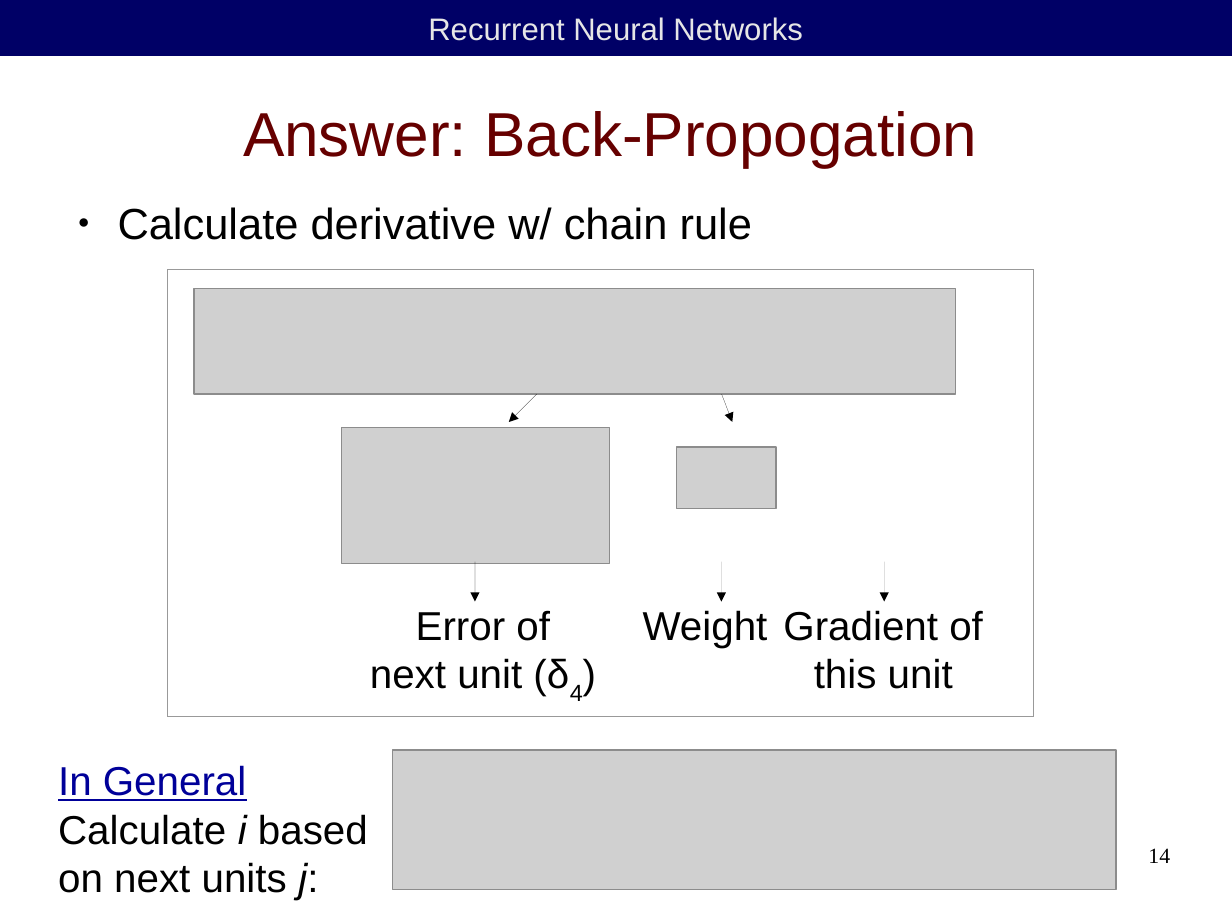
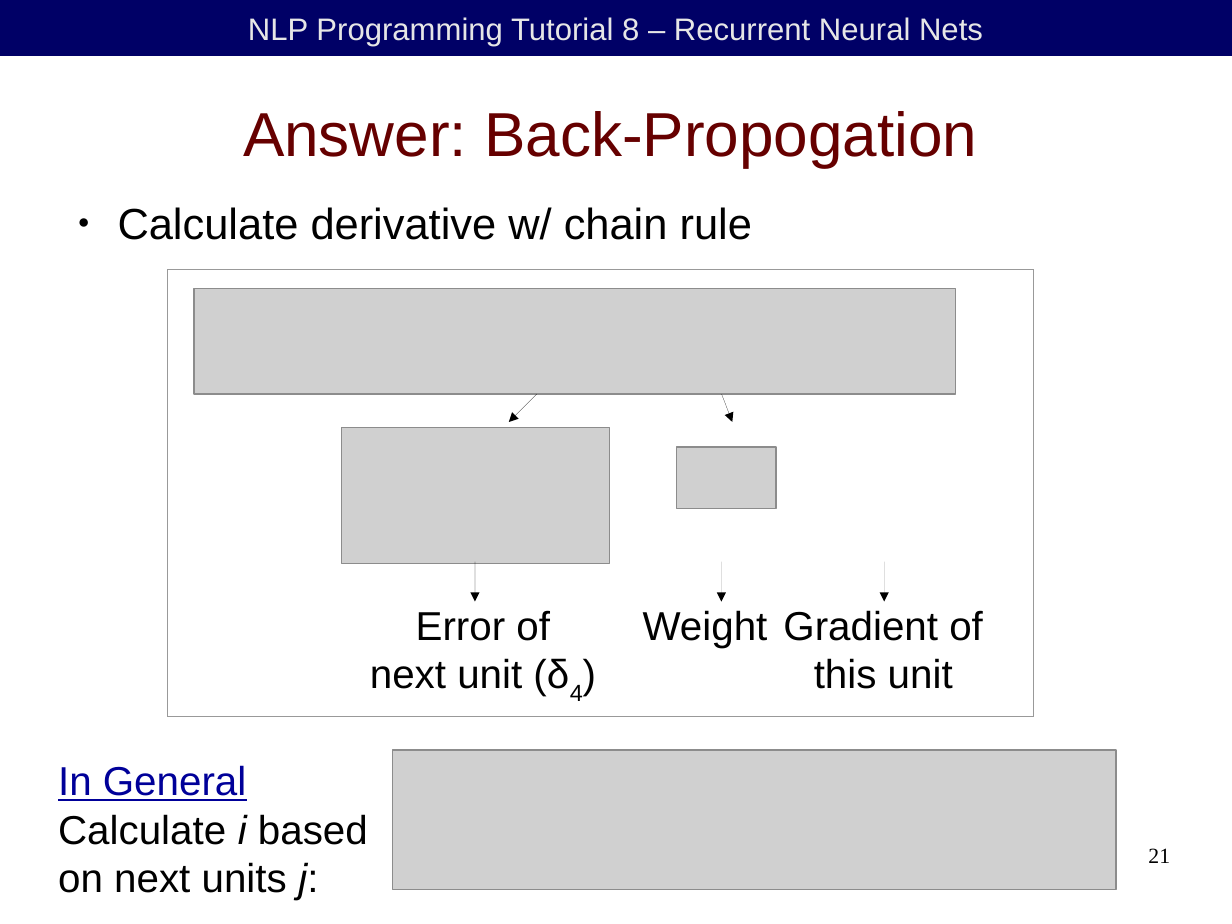
Before and after one commit to duffrind/nlppractice, a slide deck: slide 21 of download/08-rnn/nlp-programming-en-08-rnn.odp (slide 14 before the commit). Drawn at 1232x924 pixels with LibreOffice and Linux fonts; fonts in the diff are those of the drawing; grey boxes stand for pictures; background and template pictures are left out. Boxes give left, top, right and bottom in pixels: in the first picture for what was removed or moved away, otherwise in the second. Text is boxed around its words. In the diff, an @@ line names an element or a change of style, - is before the commit and + after.

```diff
--- a/download/08-rnn/nlp-programming-en-08-rnn.odp
+++ b/download/08-rnn/nlp-programming-en-08-rnn.odp
@@ text in rectangle at [248, 17, 983, 46]: text changed @@
-Recurrent Neural Networks
+NLP Programming Tutorial 8 – Recurrent Neural Nets
@@ page number at [1148, 848, 1170, 863]: text changed @@
-14
+21
```
Also in this commit, not shown: 16 other slides changed, 17 slides added, 7 slides removed, 2 other files.
